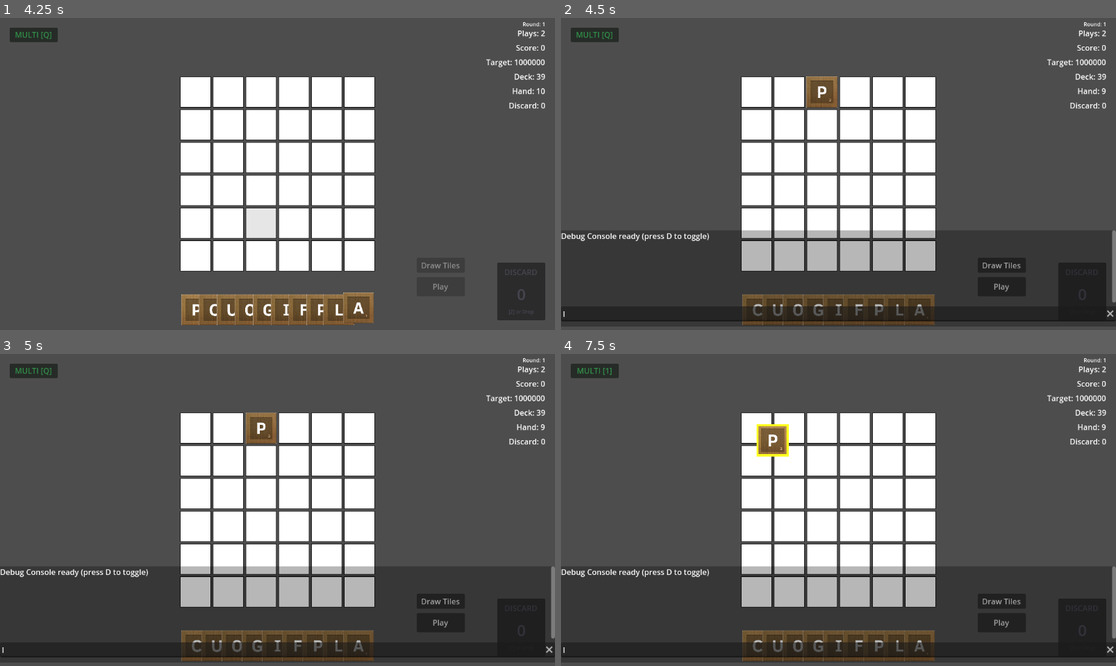
Above: before the commit, frames 1-4 (two rows, left to right).
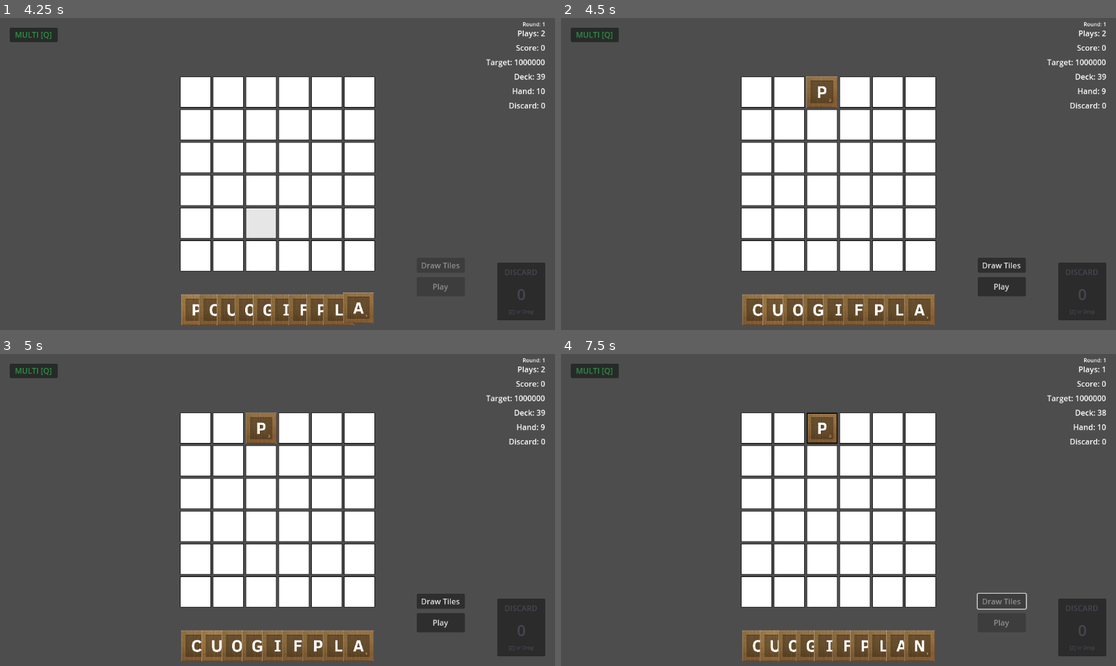
Above: after the commit, the same moments.

Repository: rcmilan/godot-scrabblerabble
Game: Godot game, scene res://scenes/title_screen/TitleScreen.tscn
Two runs of this game, one before a commit and one after it. Both use one fixed random seed, a clock stepped at 60 frames per second and the inputs below.
Inputs (mouse positions are in pixels of both pictures, inside the frame that each line leads up to):
- Up to frame 1 (4.25 s): click "New Game" at 0.5 s; click "New Game" at 1.25 s; click "Start Run" at 2 s; tap Enter (ui_accept) at 2.75, 3.5 s; drag from (194, 92) to (333, 105) at 2.77 s; drag from (227, 92) to (249, 236) at 3.52 s
- Up to frame 2 (4.5 s): tap Space (confirm_action) at 4.25 s; move the mouse to (821, 92) at 4.27 s; hold D (navigate_right) from 4.28 s (still down); hold L (draw_tiles) from 4.28 s (still down); click (821, 92) at 4.42 s
- Up to frame 3 (5 s): keep holding D (navigate_right); keep holding L (draw_tiles)
- Up to frame 4 (7.5 s): release D (navigate_right) at 5 s; release L (draw_tiles) at 5 s; click "Play" at 5 s; click (999, 622) at 5.75 s, where only the run before the commit has a clickable "Play"; click "Draw Tiles" at 6.5 s; tap Enter (ui_accept) at 7.25 s; drag from (821, 428) to (672, 463) at 7.27 s

Frame 1 is identical in both runs. In frame 2, 11% of the frame differs, in the area x 0-100%, y 67-99%; in frame 3, 11%; in frame 4, 13%, in the area x 0-100%, y 4-99%.

Commit message:
fix: change debug console toggle from D to F1

Diff:
--- a/scenes/Debug/debug_console.gd
+++ b/scenes/Debug/debug_console.gd
@@ -1,7 +1,7 @@
 ## DebugConsole: Interactive debug command interface.
 ##
 ## Displays command output and accepts user input for DebugManager commands.
-## Toggled via D key. Owns DebugManager instance for command execution.
+## Toggled via F1 key. Owns DebugManager instance for command execution.
 ##
 ## Commands available: help, spawn, draw, clear_board, close/exit
 ## (See DebugManager for command documentation)
@@ -25,11 +25,11 @@
 	_debug_mgr = DebugManager.new()
 	_debug_mgr.setup(get_parent(), print_line)
 
-	print_line("Debug Console ready (press D to toggle)")
+	print_line("Debug Console ready (press F1 to toggle)")
 
 
 func _input(event: InputEvent) -> void:
-	if event is InputEventKey and event.pressed and event.keycode == KEY_D:
+	if event is InputEventKey and event.pressed and event.keycode == KEY_F1:
 		# Only show console if currently hidden
 		if not visible:
 			show_console()
Not shown, changed: scenes/Debug/CLAUDE.md
